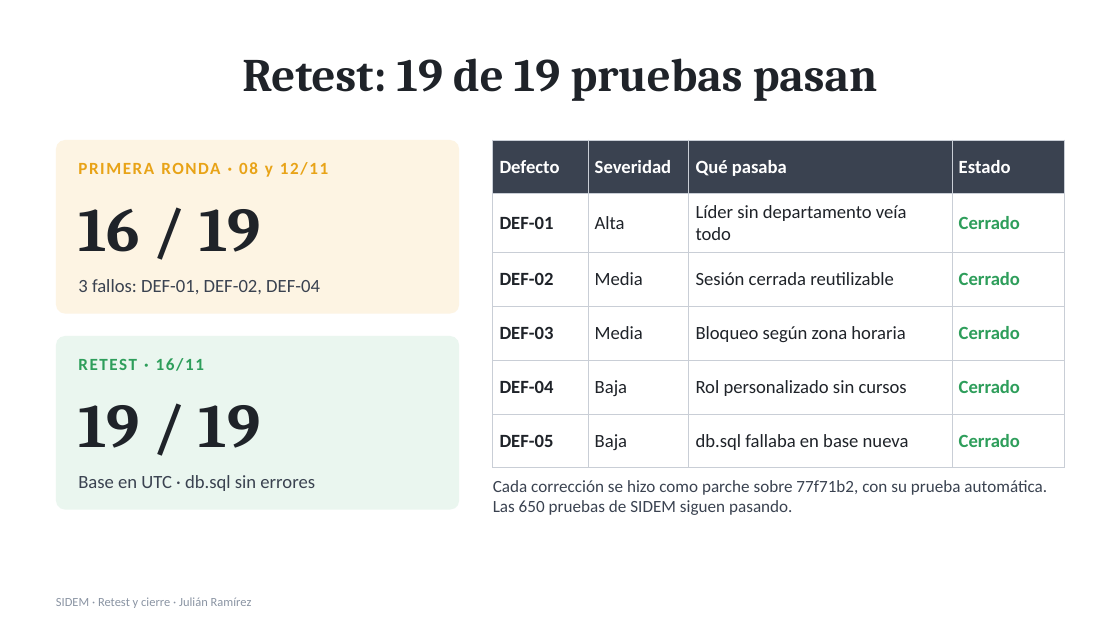
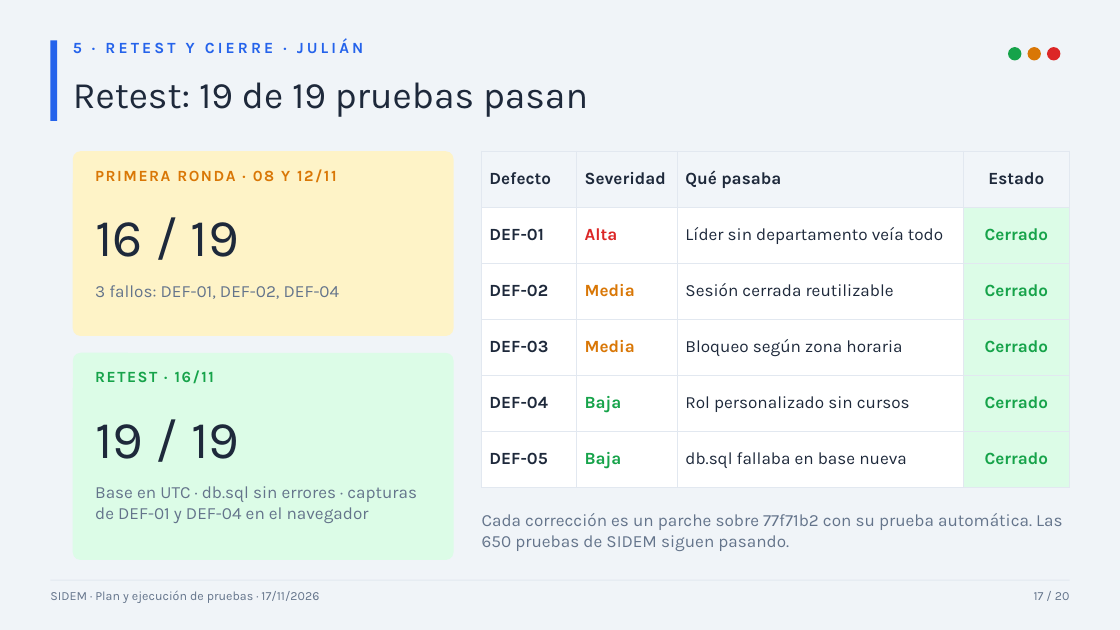
Before and after one commit to C4t-eyex/SIDEM-Plan-Pruebas, a slide deck: slide 17 of exposicion/Exposicion_SIDEM.pptx. Drawn at 1120x630 pixels with LibreOffice and Linux fonts; fonts in the diff are those of the drawing. Boxes give left, top, right and bottom in pixels: in the first picture for what was removed or moved away, otherwise in the second. Text is boxed around its words. In the diff, an @@ line names an element or a change of style, - is before the commit and + after.

```diff
--- a/exposicion/Exposicion_SIDEM.pptx
+++ b/exposicion/Exposicion_SIDEM.pptx
@@ background #FFFFFF to #F0F4F8 @@
@@ rectangle added at <box>50,40,57,121</box>, fill #2563EB @@
@@ text added at <box>73,40,363,53</box>, 10 pt, text #2563EB, bold @@
+5 · RETEST Y CIERRE · JULIÁN
@@ ellipse added at <box>1008,47,1021,60</box>, fill #16A34A @@
@@ ellipse added at <box>1027,47,1040,60</box>, fill #D97706 @@
@@ ellipse added at <box>1047,47,1061,60</box>, fill #DC2626 @@
@@ text "Retest: 19 de 19 pruebas ...": place and size @@
-text "Retest: 19 de 19 pruebas ..." at <box>242,58,878,101</box>
+text "Retest: 19 de 19 pruebas ..." at <box>73,82,588,117</box>
@@ text "Retest: 19 de 19 pruebas ..." at <box>73,82,588,117</box>: size 30 to 24 pt, font Cambria to Karla, text colour #1F2329 to #1E293B, bold off; alignment centre to left @@
@@ rounded rectangle: place and size @@
-rounded rectangle at <box>56,140,459,314</box>
+rounded rectangle at <box>73,151,454,336</box>
@@ rounded rectangle at <box>73,151,454,336</box>: fill #FDF4E3 to #FEF3C7; proportions changed @@
@@ text at <box>95,169,336,183</box>: text changed; size 11 to 10 pt; font Calibri to Karla; text colour #E8A317 to #D97706 @@
-PRIMERA RONDA · 08 y 12/11
+PRIMERA RONDA · 08 Y 12/11
@@ table at <box>482,151,1070,473</box> @@
@@ fill #3A4250 to #F1F5F9 in row 1 @@
@@ fill none to #FFFFFF in 15 cells @@
@@ fill none to #DCFCE7 in 5 cells @@
@@ size 12 to 11 pt, font Calibri to Karla @@
@@ text colour #FFFFFF to #1E293B in "Defecto", "Severidad", "Qué pasaba", "Estado" @@
@@ text colour #1F2329 to #1E293B in "DEF-01", "Líder sin departamento veía todo", "DEF-02", "Sesión cerrada reutilizable" and 6 more places @@
@@ text colour #1F2329 to #DC2626 in "Alta" @@
@@ bold on in "Alta", "Media", "Media", "Baja" and 1 more places @@
@@ text colour #2E9E5B to #16A34A in "Cerrado", "Cerrado", "Cerrado", "Cerrado" and 1 more places @@
@@ text colour #1F2329 to #D97706 in "Media", "Media" @@
@@ text colour #1F2329 to #16A34A in "Baja", "Baja" @@
@@ alignment left to centre @@
@@ borders changed @@
@@ table: place and size @@
-table at <box>493,140,1064,467</box>
+table at <box>482,151,1070,473</box>
@@ text "16 / 19": place and size @@
-text "16 / 19" at <box>78,209,261,252</box>
+text "16 / 19" at <box>95,222,239,257</box>
@@ text "16 / 19" at <box>95,222,239,257</box>: size 40 to 34 pt, font Cambria to Karla, text colour #1F2329 to #1E293B, bold off @@
@@ text "3 fallos: DEF-01, DEF-02, DEF-04": place and size @@
-text "3 fallos: DEF-01, DEF-02, DEF-04" at <box>78,279,320,294</box>
+text "3 fallos: DEF-01, DEF-02, DEF-04" at <box>95,285,340,299</box>
@@ text "3 fallos: DEF-01, DEF-02, DEF-04" at <box>95,285,340,299</box>: size 12 to 11 pt, font Calibri to Karla, text colour #3A4250 to #64748B; vertical alignment middle to top @@
@@ rounded rectangle: place and size @@
-rounded rectangle at <box>56,336,459,510</box>
+rounded rectangle at <box>73,353,454,560</box>
@@ rounded rectangle at <box>73,353,454,560</box>: fill #EAF6EF to #DCFCE7; proportions changed @@
@@ text "RETEST · 16/11": place and size @@
-text "RETEST · 16/11" at <box>78,358,204,371</box>
+text "RETEST · 16/11" at <box>95,370,214,384</box>
@@ text "RETEST · 16/11" at <box>95,370,214,384</box>: size 11 to 10 pt, font Calibri to Karla, text colour #2E9E5B to #16A34A; vertical alignment middle to top @@
@@ text "19 / 19" at <box>95,424,239,459</box>: size 40 to 34 pt, font Cambria to Karla, text colour #1F2329 to #1E293B, bold off @@
@@ text "19 / 19": place and size @@
-text "19 / 19" at <box>78,405,261,448</box>
+text "19 / 19" at <box>95,424,239,459</box>
@@ vertical alignment middle to top in 3 elements at <box>95,169,336,183</box>, <box>482,513,1062,551</box>, <box>95,486,417,523</box> @@
@@ text at <box>95,486,417,523</box>: text changed; size 12 to 11 pt; font Calibri to Karla; text colour #3A4250 to #64748B @@
-Base en UTC · db.sql sin errores
+Base en UTC · db.sql sin errores · capturas de DEF-01 y DEF-04 en el navegador
@@ text at <box>482,513,1062,551</box>: text changed; font Calibri to Karla; text colour #3A4250 to #64748B @@
-Cada corrección se hizo como parche sobre 77f71b2, con su prueba automática. Las 650 pruebas de SIDEM siguen pasando.
+Cada corrección es un parche sobre 77f71b2 con su prueba automática. Las 650 pruebas de SIDEM siguen pasando.
@@ line added from (50, 580) to (1070, 580), #E2E8F0 0.75 pt @@
@@ text added at <box>50,591,319,603</box>, 8 pt, text #64748B @@
+SIDEM · Plan y ejecución de pruebas · 17/11/2026
@@ text removed at <box>56,597,252,608</box> @@
-SIDEM · Retest y cierre · Julián Ramírez
@@ text added at <box>1034,592,1070,600</box>, 8 pt, text #64748B @@
+17 / 20
```
Also in this commit, not shown: 19 other slides changed, 4 other files.
